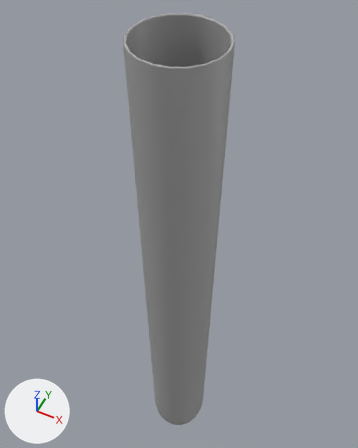
The FBX model Reaction Lab/Assets/Models/testTube28_5ml.fbx as it was, and as the next commit left it.
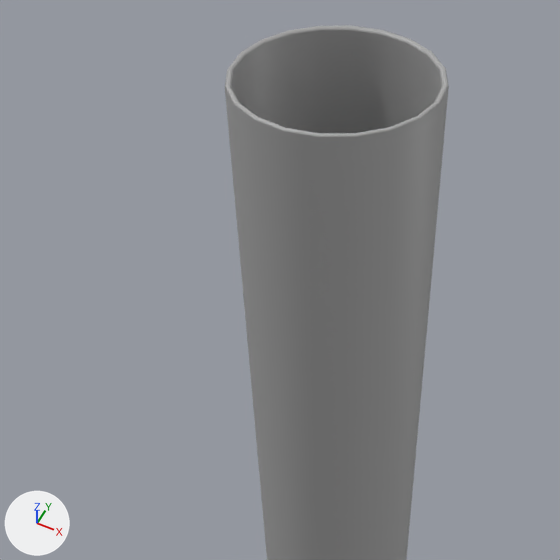
There are two pictures of each version: one whole from a 50 mm lens placed at (0.041, -0.0821, 0.2322), pointed at (-0.0083, 0.0167, 0.1087), one close up on the part from 3% to 81% of the width and 0% to 62% of the height. The lights are fixed; the arrows at lower left show +X, +Y and +Z. Where no turn or scale is listed for an object, it has been applied to the vertices.

In view in the first close-up: 'testTube28_5ml'.
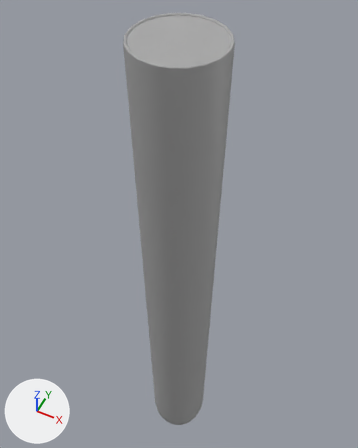
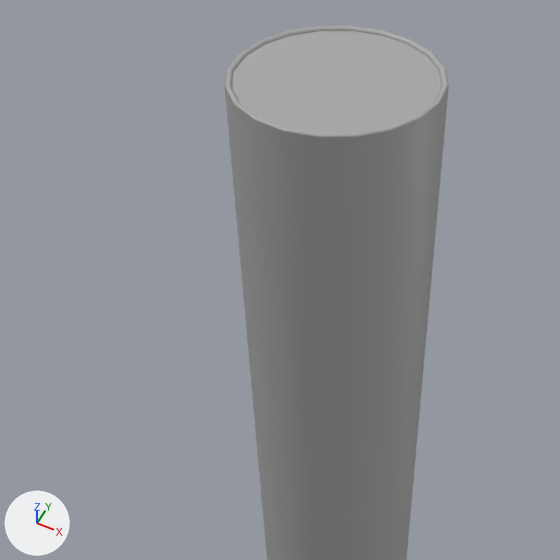
The change, as JSON lines over the scene's bpy script:
```json
{"op": "add", "block": "me_mesh_001", "code": ["me_mesh_001 = bpy.data.meshes.new('Mesh.001')", "me_mesh_001.from_pydata(...)  # 110 vertices, 108 faces; spans x -0.01..0.01, y -0.01..0.01, z 0.001..0.184", "me_mesh_001.materials.append(mat_standardsurface1)  # grey #aaaaaa"]}
{"op": "add", "block": "ob_testtube28_5mlliquid", "code": ["ob_testtube28_5mlliquid = bpy.data.objects.new('testTube28_5mlLiquid', me_mesh_001)", "ob_testtube28_5mlliquid.location = (0.0, 0.0, 0.0)"]}
```

Changed parts and their boxes [x1, y1, x2, y2] in the close-ups (560 x 560 px):
```json
{"object": "testTube28_5mlLiquid", "change": "added", "after": [232, 31, 441, 133]}
```
